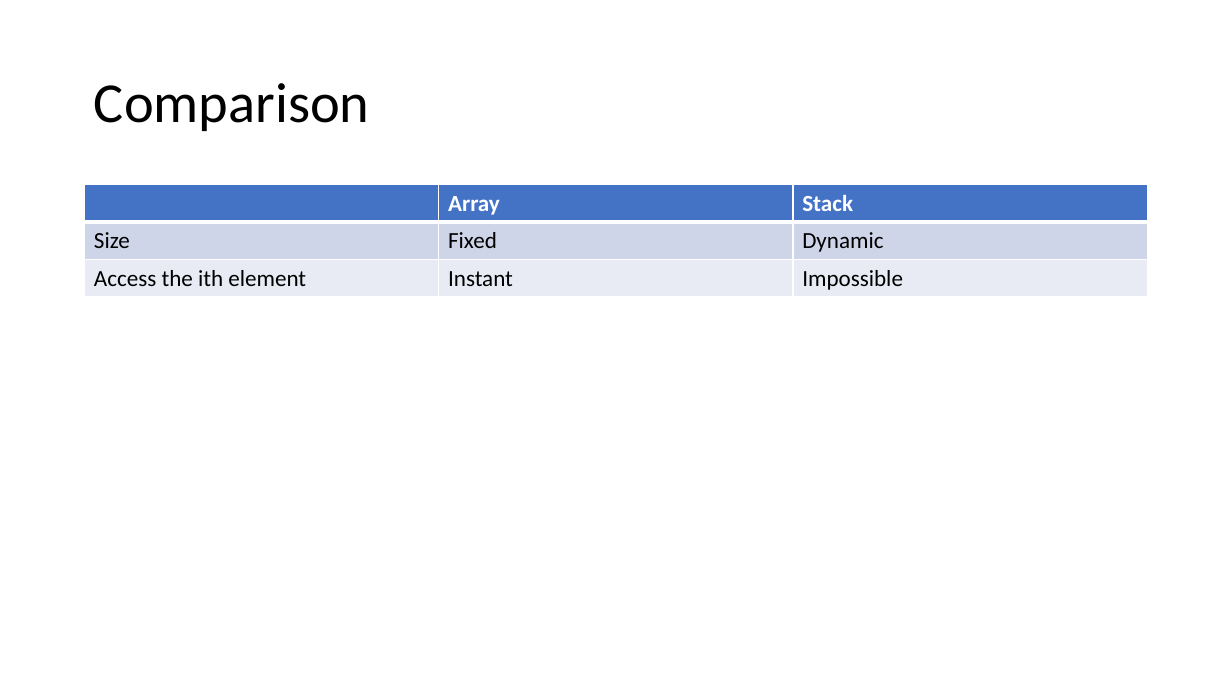
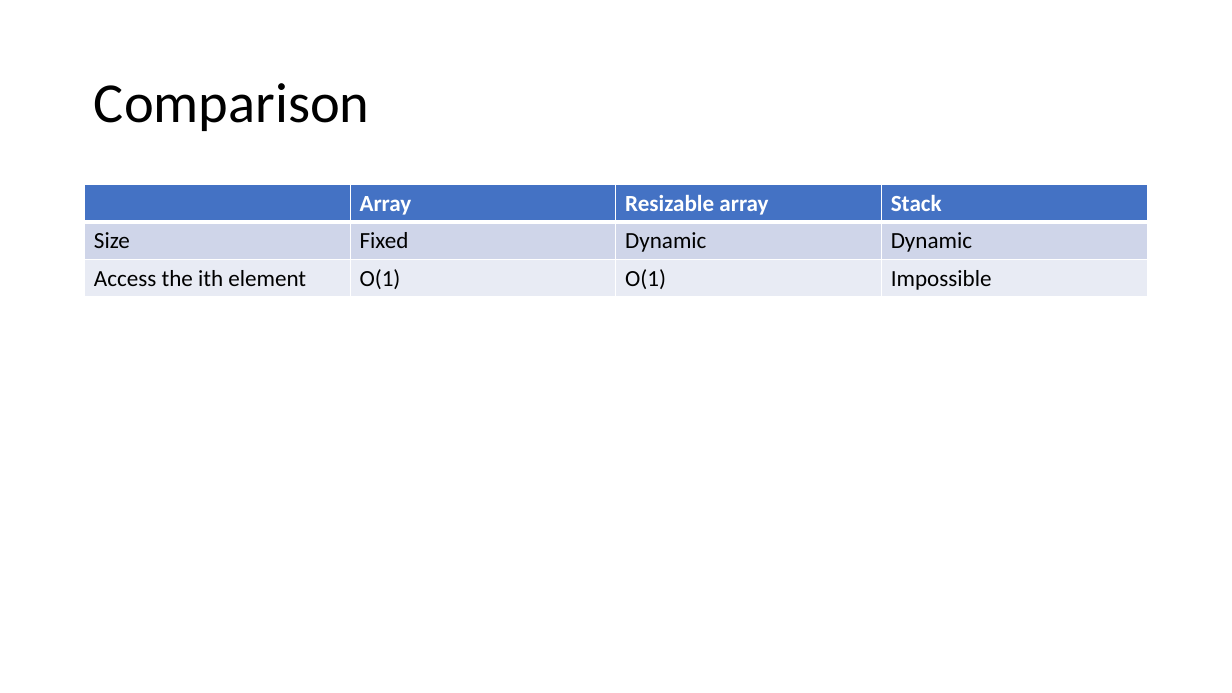
Before and after one commit to kwea123/cpp_data_algo, a slide deck: slide 15 of 1_Table.pptx. Drawn at 1232x693 pixels with LibreOffice and Linux fonts; fonts in the diff are those of the drawing. Boxes give left, top, right and bottom in pixels: in the first picture for what was removed or moved away, otherwise in the second. Text is boxed around its words. In the diff, an @@ line names an element or a change of style, - is before the commit and + after.

```diff
--- a/1_Table.pptx
+++ b/1_Table.pptx
@@ table at [85, 185, 1150, 298] @@
-column 2: Array | Fixed | Instant
+column 2: Array | Fixed | O(1)
+column 3: Resizable array | Dynamic | O(1)
```
Also in this commit, not shown: 3 other slides changed, 27 other files.
